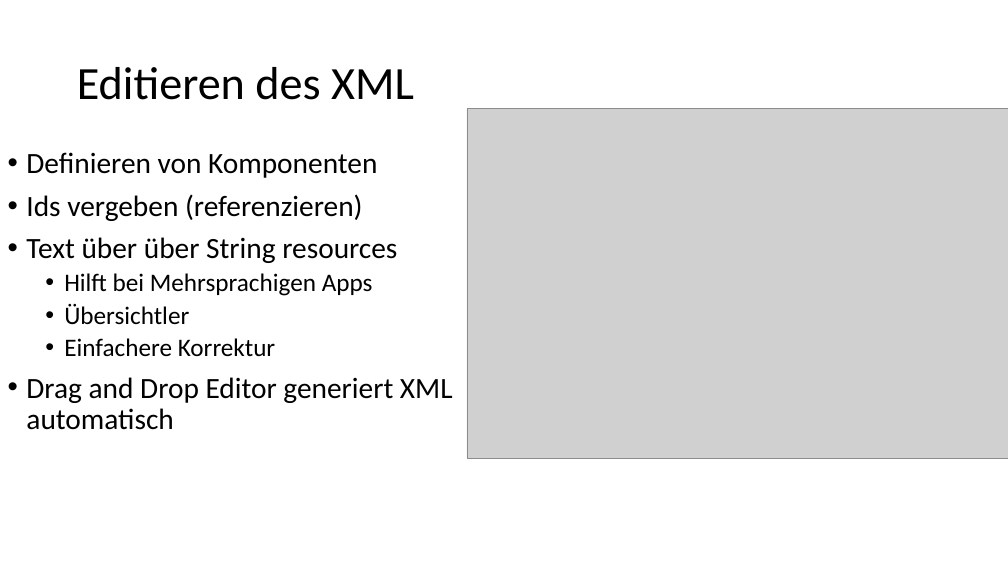
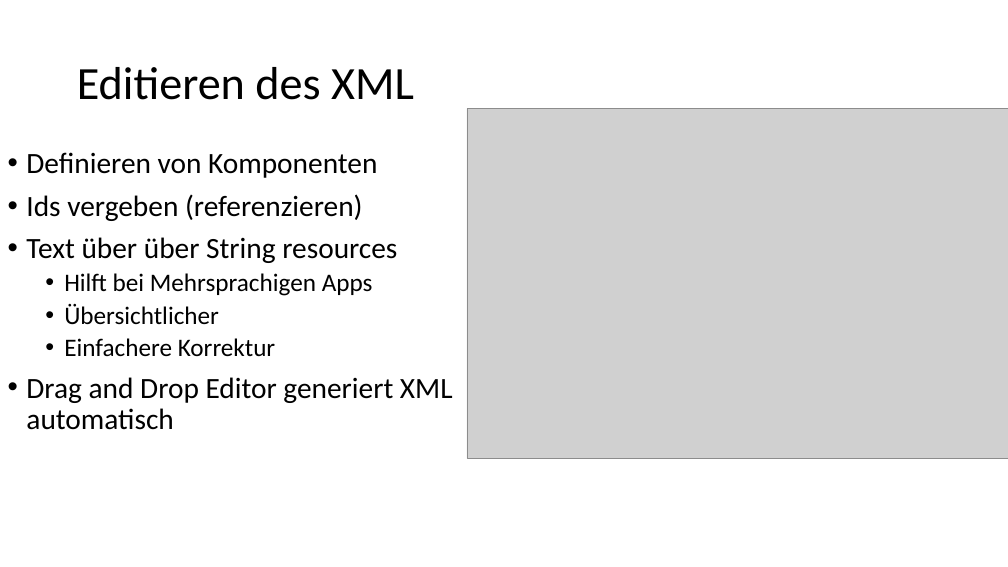
Before and after one commit to desombre/java_examples, a slide deck: slide 8 of Android_UI.pptx. Drawn at 1008x567 pixels with LibreOffice and Linux fonts; fonts in the diff are those of the drawing; grey boxes stand for pictures. Boxes give left, top, right and bottom in pixels: in the first picture for what was removed or moved away, otherwise in the second. Text is boxed around its words. In the diff, an @@ line names an element or a change of style, - is before the commit and + after.

```diff
--- a/Android_UI.pptx
+++ b/Android_UI.pptx
@@ text at <box>64,304,219,325</box>: text changed @@
-  • Übersichtler
+  • Übersichtlicher
```
Also in this commit, not shown: 4 other slides changed, 3 slides added, 1 slide removed.
